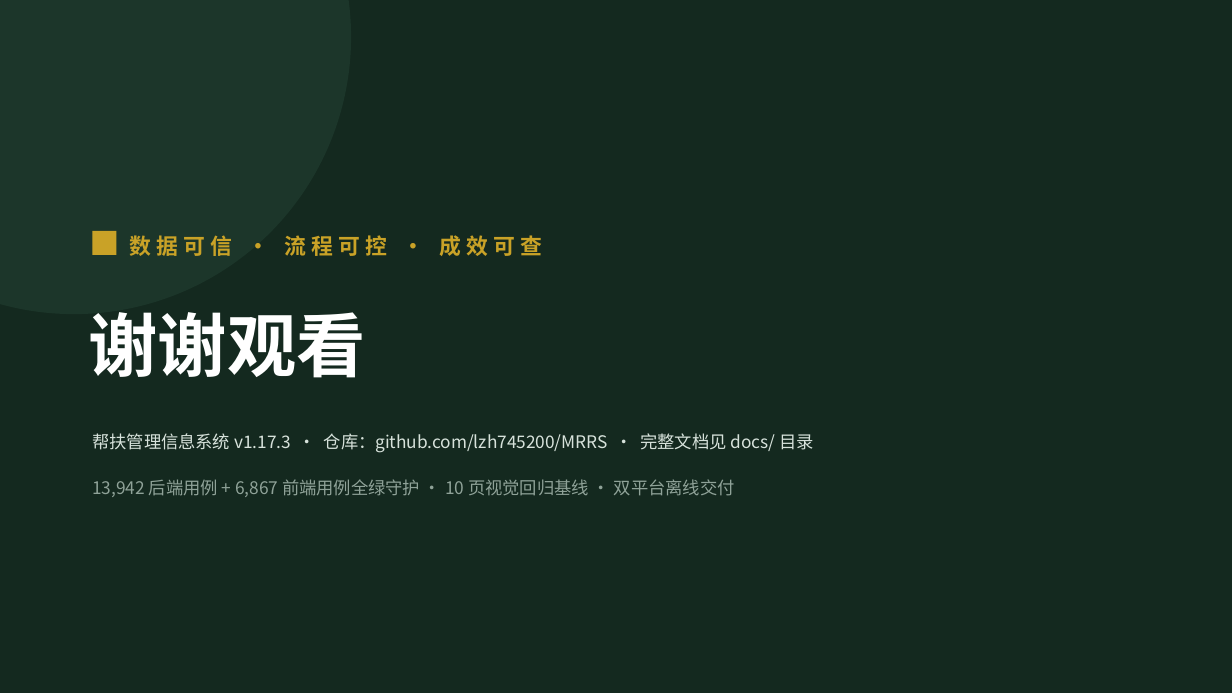
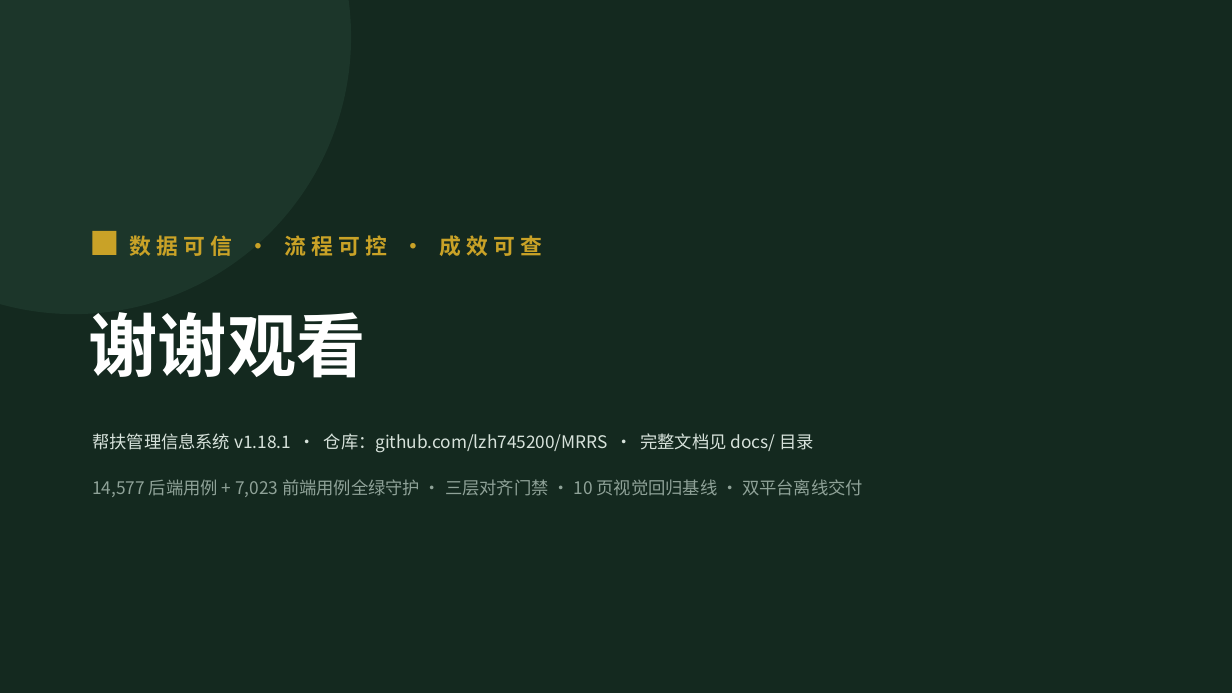
Before and after one commit to lzh745200/MRRS, a slide deck: slide 55 of docs/帮扶管理信息系统介绍.pptx (slide 54 before the commit). Drawn at 1232x693 pixels with LibreOffice and Linux fonts; fonts in the diff are those of the drawing. Boxes give left, top, right and bottom in pixels: in the first picture for what was removed or moved away, otherwise in the second. Text is boxed around its words. In the diff, an @@ line names an element or a change of style, - is before the commit and + after.

```diff
--- a/docs/帮扶管理信息系统介绍.pptx
+++ b/docs/帮扶管理信息系统介绍.pptx
@@ text at (x1=92, y1=433, x2=814, y2=453): text changed @@
-帮扶管理信息系统 v1.17.3 · 仓库：github.com/lzh745200/MRRS · 完整文档见 docs/ 目录
+帮扶管理信息系统 v1.18.1 · 仓库：github.com/lzh745200/MRRS · 完整文档见 docs/ 目录
@@ text at (x1=92, y1=479, x2=863, y2=497): text changed @@
-13,942 后端用例 + 6,867 前端用例全绿守护 · 10 页视觉回归基线 · 双平台离线交付
+14,577 后端用例 + 7,023 前端用例全绿守护 · 三层对齐门禁 · 10 页视觉回归基线 · 双平台离线交付
```
Also in this commit, not shown: 51 other slides changed, 1 slide added, 18 other files.
